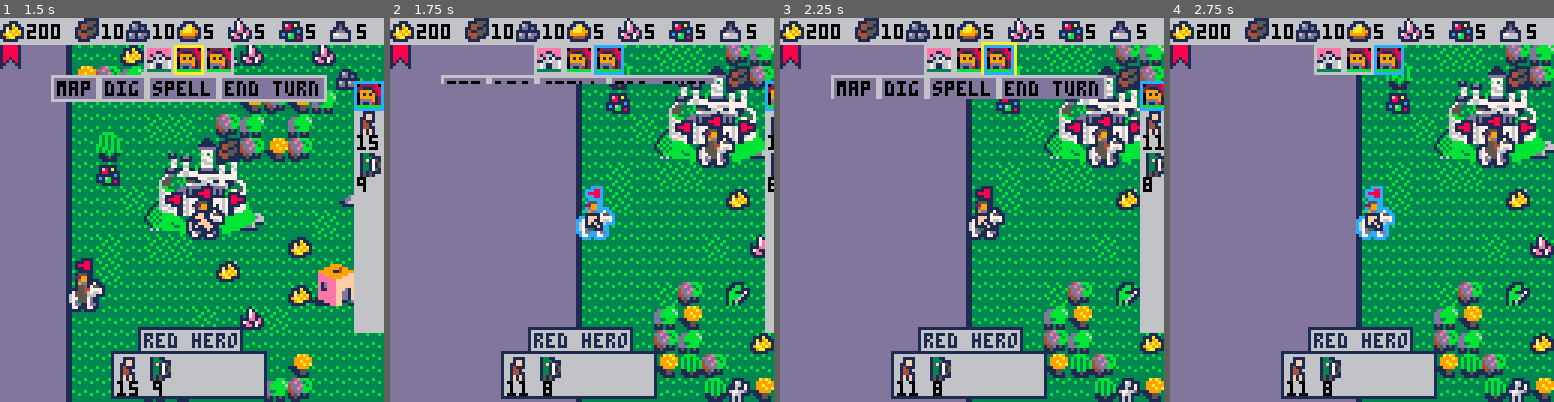
Above: before the commit, frames 1-4 (left to right).
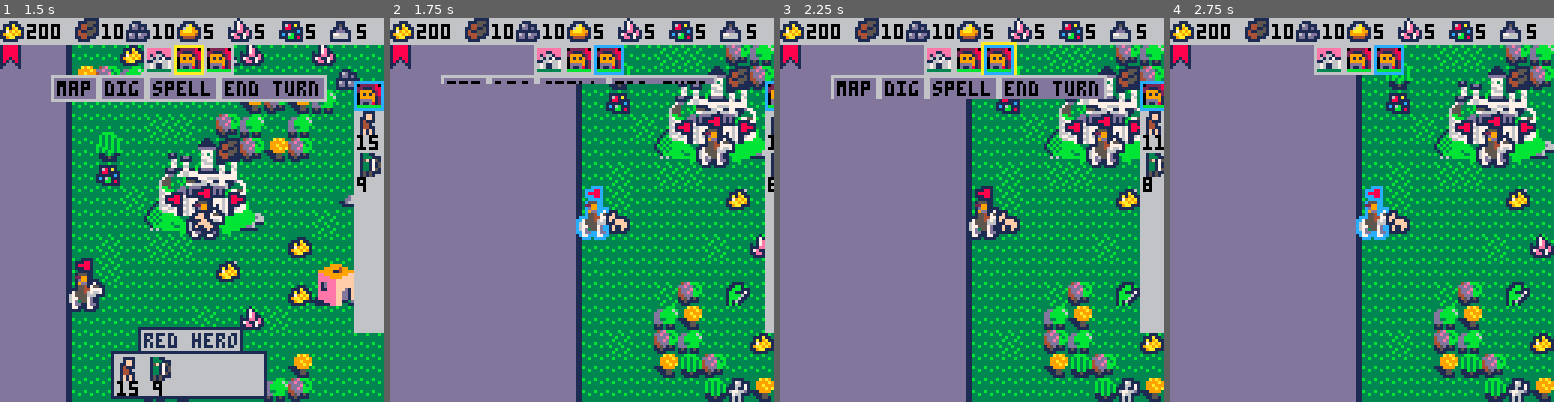
Above: after the commit, the same moments.

Repository: pvan/pico8
Game: PICO-8 cartridge heroes.p8
Same seed, same stepped clock (60 frames per second), same inputs: the game is played once before the commit and once after it.
Inputs:
- Up to frame 1 (1.5 s): tap X (X key) at 0.33, 1.07 s; tap O (Z key) at 0.7 s
- Up to frame 2 (1.75 s): hold Right from 1.6 s (still down); tap O (Z key) at 1.7 s
- Up to frame 3 (2.25 s): tap X (X key) at 1.85 s; release Right at 2.1 s; tap O (Z key) at 2.1 s; hold Up from 2.15 s (still down)
- Up to frame 4 (2.75 s): release Up at 2.42 s; hold Right from 2.47 s (still down); tap O (Z key) at 2.5 s

Frame 1 is identical in both runs. In frame 2, 7.2% of the frame differs, in the area x 28-70%, y 50-100%; in frame 3, 7.2%; in frame 4, 7.2%.

Commit message:
heroes: custom btnp that works in inf loops
eg for trade screen
a bit awkward of a solution, consider replacing

Diff:
--- a/heroes.p8
+++ b/heroes.p8
@@ -215,6 +215,9 @@
 
   --draw controls
 
+
+
+  cache_btns()
 
   flip()
 
@@ -406,7 +409,7 @@
 
 
 
-
+ cache_btns()
 
 end
 
@@ -645,6 +648,25 @@
 end
 
 
+cached_btn={}
+
+--clip and cache btn state
+--so we can use blocking loops
+--and still get btnp type stuff
+function cache_btns()
+ for i=0,8 do --support 2p?
+  cached_btn[i]=btn(i)
+ end
+end
+
+--replacement for btnp
+--that works even in inf loop
+function btnp2(key)
+ return (btn(key) and
+        not cached_btn[key])
+        or btnp(key)
+end
+
 -->8
 --overworld/pathfinding/cursor
 
@@ -1448,7 +1470,7 @@
  p, minx,maxx, miny,maxy)
 
  for i=0,3 do
-  if btnp(i) then
+  if btnp2(i) then
    ptinc(p,cardinal[i+1])
    sfx(58,-1,1,2)
   end
